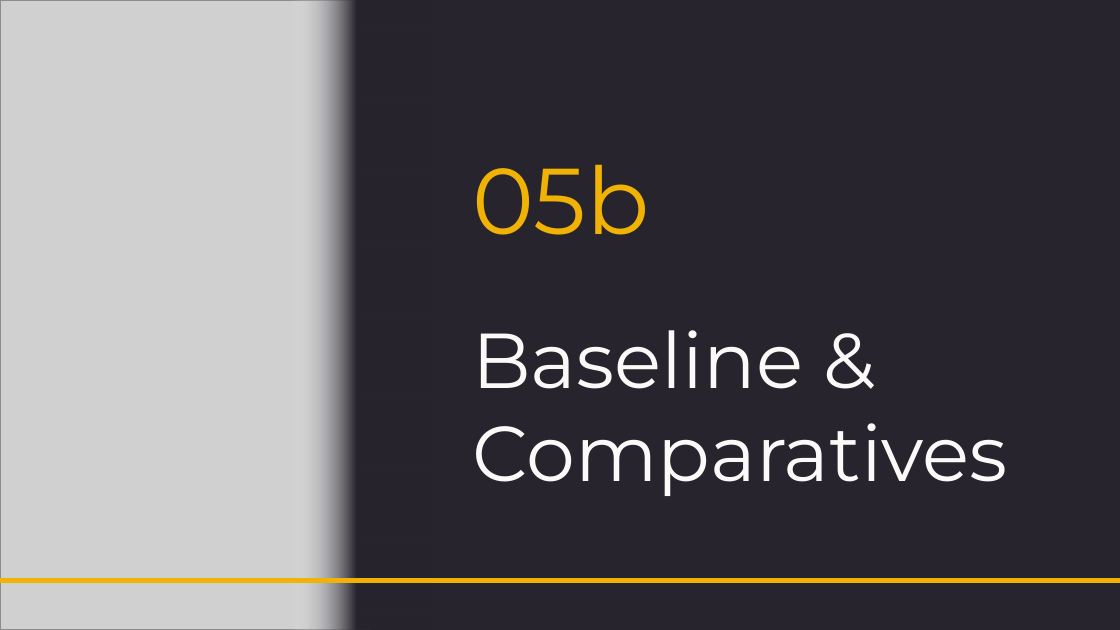
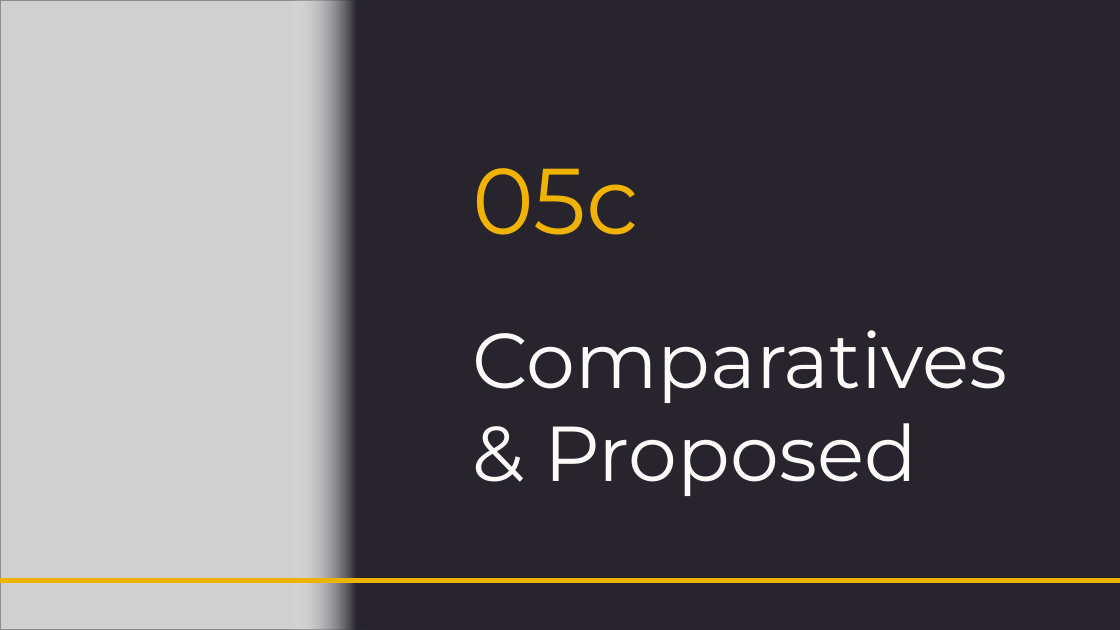
Before and after one commit to NightfuryEquinn/Ridership, a slide deck: slide 26 of docs/24202141_yipzixian_p1_presentation_revised.pptx (slide 20 before the commit). Drawn at 1120x630 pixels with LibreOffice and Linux fonts; fonts in the diff are those of the drawing; grey boxes stand for pictures. Boxes give left, top, right and bottom in pixels: in the first picture for what was removed or moved away, otherwise in the second. Text is boxed around its words. In the diff, an @@ line names an element or a change of style, - is before the commit and + after.

```diff
--- a/docs/24202141_yipzixian_p1_presentation_revised.pptx
+++ b/docs/24202141_yipzixian_p1_presentation_revised.pptx
@@ title at <box>472,168,639,235</box>: text changed @@
-05b
+05c
@@ title at <box>472,330,1008,496</box>: text changed @@
-Baseline & Comparatives
+Comparatives & Proposed
```
Also in this commit, not shown: 2 other slides changed, 5 slides added, 1 slide removed, 25 other files.
